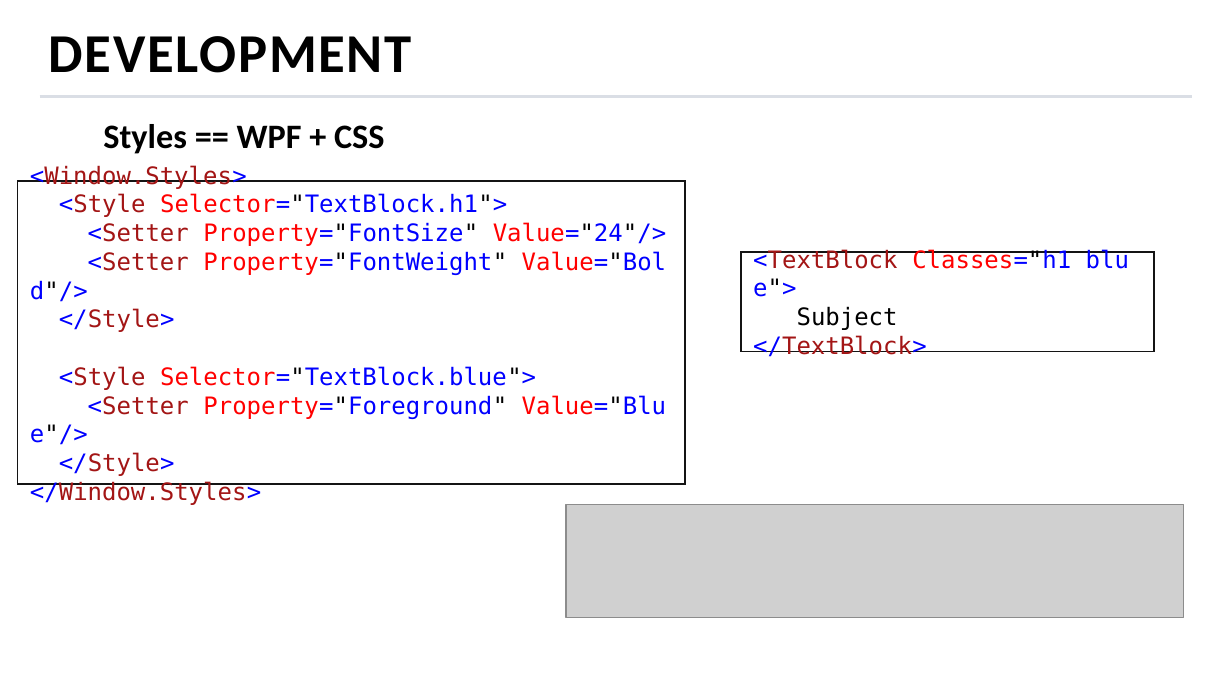
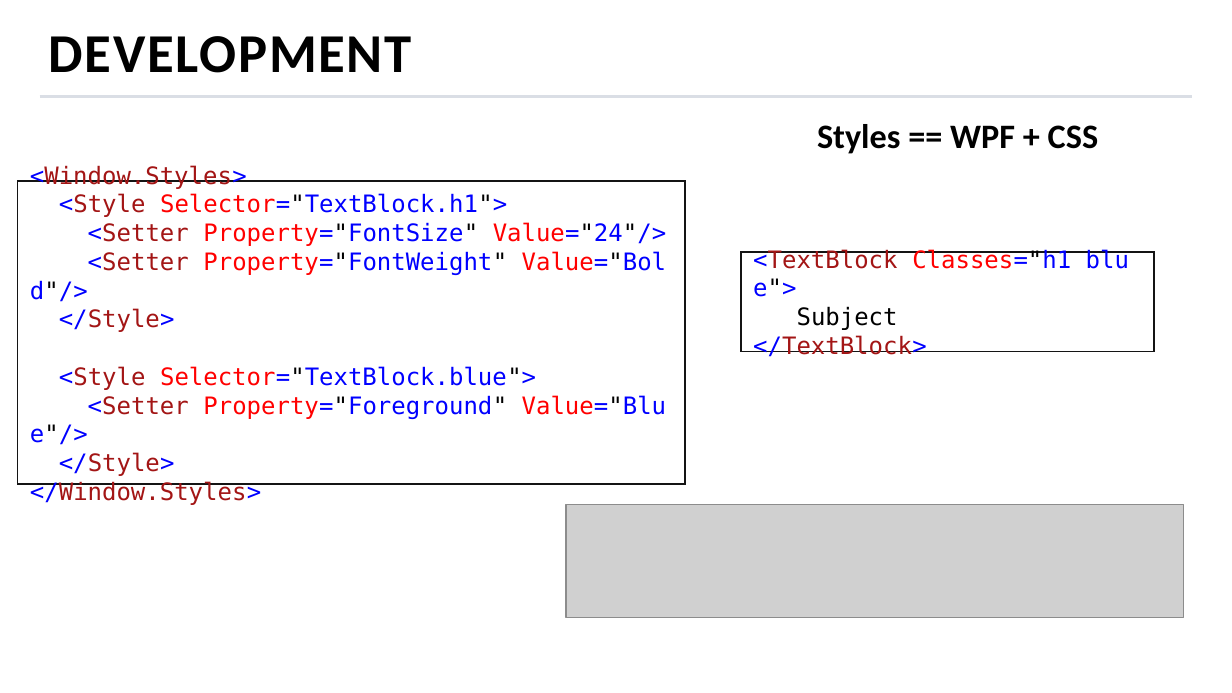
Before and after one commit to MihailRomanov/TechTalks_GUI_in_Net, a slide deck: slide 32 of presentation.pptx. Drawn at 1232x693 pixels with LibreOffice and Linux fonts; fonts in the diff are those of the drawing; grey boxes stand for pictures; background and template pictures are left out. Boxes give left, top, right and bottom in pixels: in the first picture for what was removed or moved away, otherwise in the second. Text is boxed around its words. In the diff, an @@ line names an element or a change of style, - is before the commit and + after.

```diff
--- a/presentation.pptx
+++ b/presentation.pptx
@@ text "Styles == WPF + CSS": place and size @@
-text "Styles == WPF + CSS" at (103,124,385,154)
+text "Styles == WPF + CSS" at (817,124,1099,154)
```
Also in this commit, not shown: 6 other slides changed, 4 slides added, 2 slides removed.
